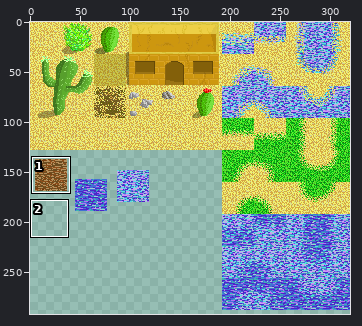
One commit to this sprite sheet: projectRPG/assets/gfx/tilesetDesert.png. Above, an overview of the earlier version with the close-up marked.
Close-up. Old version:
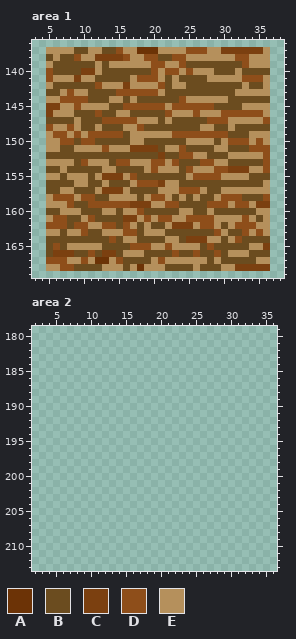
The file is 320x320 pixels. Colours within 5 levels of each other are drawn and written as one. Shown: area 1: x 3..38, y 136..169; area 2: x 2..36, y 179..213. The wide view leaves out empty margins. The commit also changed other parts of the picture, which this record leaves out.
Palette (. is transparent): A #6c3306  B #6b4c1f  C #7b4010  D #8e4e1a  E #b5905c
Pixels before, area 1, first column x 5:
137 EEEEBBEEBBDEEAAAEEEEDDDEECCCCCCE
138 BEBBDEECCCCDEEDDBBDDEEEEEEEDDEEE
139 EBBBBBBEBEEEEEEDDEEDBBBBBBBBDEEE
140 DBBBBCCEBBBBBBBDEDDEDEEEBBBEBBBB
141 DEEECEEBBBBBEDDDEBEBBBBEEEEEDDDE
142 EBBBBBBDEEECEEEEDBEEBBBBBBBBEBBE
143 BBEDEEBBBBDDDDDDEBBBBBBBBBBEEEEE
144 EEDDDDBBBEEBEBBBBBBDEEEEEEBBBBBB
145 CCEEDEEEEBBDDDDDDEDDDDDDBBBBEEEE
146 CEEEBBBDBBEEBBBBBDEEEDEEEDDDDDDE
147 BBBBEBBBDDDDDEEEBEBBBBBDDDEEEEED
148 DEEDEBBEBBBEEDBBBBBBBBEEBBEBBBBB
149 EDDEDEDDDDDBEEEEEEDDDDDDDDBBBEEE
150 EEDDBDDBBBBBEEBBBBBBEEEEBEDDDEDE
151 EEBBEEEEDEEECCCCBEEDBBBBEEBBBDDD
152 BBBBBBBBBBBBBBBBCBBDDEEBBBEEEEED
153 EEEEBDEEEBDDEEEDDEDBBBDDEEBBBBBD
154 BBEBBBBBEEBBBBEDEEEBDEEEDDCCCEED
155 EEBEEEBECCCEDBBBBBBBEDDDDEEEEBBB
156 BBBBEEBBEBBBEDDDCEEBBBBBBBBBBBBE
157 BBEEBBBECCCEBBBBEEEDDDEBBEEEEEEE
158 EDDDEDDBBEEEEBEDDEBEBEBBEDDDBBBD
159 EEEDBBDDDDDDCCCEEDDBBBBDDDEDDECC
160 BBEEEBBBEEBEEDBBBBBEEBBEBBBBBBEE
161 EDDBBEDBBBBCCEDEDDEEDDDDEEEEDEBE
162 DDDBDDEEDDBDEBEBBECCCEDDEBEDDDEE
163 EEBEEDBBEEEDDBEEEBBBBBBBDEBBDEDE
164 BBBBBBBBBDBEEBBBBEEBCCCEEBEDBBBB
165 BDBEEEEEBBBBDDDEEDEEEEBDBBBBBEEC
166 BCCCBBDBCCBEEEBBBBDBBDBBDBEEEBBB
167 DDDEEDEAAEDBBBBEDEEEEEEBEBBBBBEE
168 EEDDBBBBEEEBEAEEEBBBBEBBBEECCCCC
The same view after the edit:
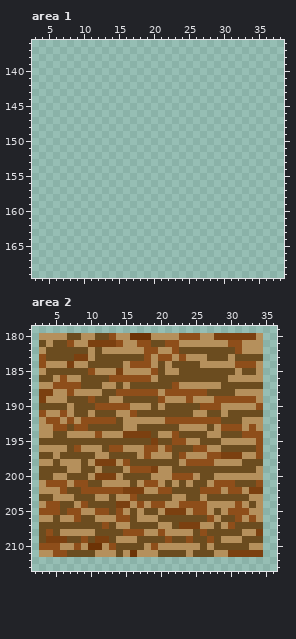
From old to new:
Changed rows in their new state; - is an unchanged pixel.
Area 1:
first column x 5:
137 ................................
138 ................................
139 ................................
140 ................................
141 ................................
142 ................................
143 ................................
144 ................................
145 ................................
146 ................................
147 ................................
148 ................................
149 ................................
150 ................................
151 ................................
152 ................................
153 ................................
154 ................................
155 ................................
156 ................................
157 ................................
158 ................................
159 ................................
160 ................................
161 ................................
162 ................................
163 ................................
164 ................................
165 ................................
166 ................................
167 ................................
168 ................................
Area 2:
first column x 3:
180 EEEEBBEEBBDEEAAAEEEEDDDEECCCCCCE
181 BEBBDEECCCCDEEDDBBDDEEEEEEEDDEEE
182 EBBBBBBEBEEEEEEDDEEDBBBBBBBBDEEE
183 DBBBBCCEBBBBBBBDEDDEDEEEBBBEBBBB
184 DEEECEEBBBBBEDDDEBEBBBBEEEEEDDDE
185 EBBBBBBDEEECEEEEDBEEBBBBBBBBEBBE
186 BBEDEEBBBBDDDDDDEBBBBBBBBBBEEEEE
187 EEDDDDBBBEEBEBBBBBBDEEEEEEBBBBBB
188 CCEEDEEEEBBDDDDDDEDDDDDDBBBBEEEE
189 CEEEBBBDBBEEBBBBBDEEEDEEEDDDDDDE
190 BBBBEBBBDDDDDEEEBEBBBBBDDDEEEEED
191 DEEDEBBEBBBEEDBBBBBBBBEEBBEBBBBB
192 EDDEDEDDDDDBEEEEEEDDDDDDDDBBBEEE
193 EEDDBDDBBBBBEEBBBBBBEEEEBEDDDEDE
194 EEBBEEEEDEEECCCCBEEDBBBBEEBBBDDD
195 BBBBBBBBBBBBBBBBCBBDDEEBBBEEEEED
196 EEEEBDEEEBDDEEEDDEDBBBDDEEBBBBBD
197 BBEBBBBBEEBBBBEDEEEBDEEEDDCCCEED
198 EEBEEEBECCCEDBBBBBBBEDDDDEEEEBBB
199 BBBBEEBBEBBBEDDDCEEBBBBBBBBBBBBE
200 BBEEBBBECCCEBBBBEEEDDDEBBEEEEEEE
201 EDDDEDDBBEEEEBEDDEBEBEBBEDDDBBBD
202 EEEDBBDDDDDDCCCEEDDBBBBDDDEDDECC
203 BBEEEBBBEEBEEDBBBBBEEBBEBBBBBBEE
204 EDDBBEDBBBBCCEDEDDEEDDDDEEEEDEBE
205 DDDBDDEEDDBDEBEBBECCCEDDEBEDDDEE
206 EEBEEDBBEEEDDBEEEBBBBBBBDEBBDEDE
207 BBBBBBBBBDBEEBBBBEEBCCCEEBEDBBBB
208 BDBEEEEEBBBBDDDEEDEEEEBDBBBBBEEC
209 BCCCBBDBCCBEEEBBBBDBBDBBDBEEEBBB
210 DDDEEDEAAEDBBBBEDEEEEEEBEBBBBBEE
211 EEDDBBBBEEEBEAEEEBBBBEBBBEECCCCC
